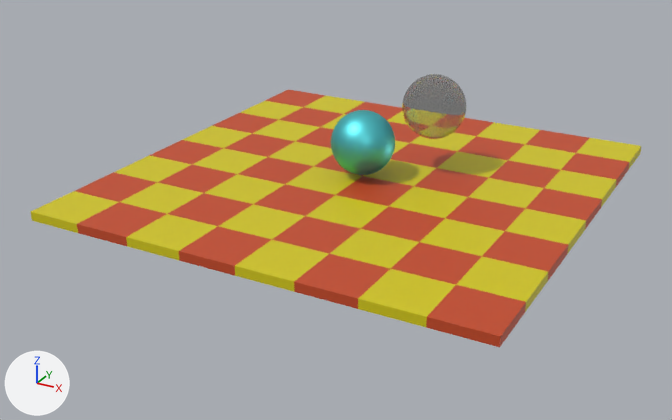
Before and after pictures for a commit that changed the Blender file Task_3/Raytracing.blend.
Camera for both pictures: a 50 mm camera at (12.33, -24.14, 10.71) aimed at (-0.3, -1.17, -0.77). The axes (+X, +Y, +Z) are drawn at lower left. The lights are the same throughout.

The older version as bpy lines, for what is in view:
```python
me_plane = bpy.data.meshes.new('Plane')
me_plane.from_pydata(...)  # 162 vertices, 160 faces; spans x -1.0..1.0, y -1.0..1.0, z -0.04..0.0
# faces by material slot: [80, 80]
me_plane.materials.append(mat_material_001)  # yellow #d5c90c
me_plane.materials.append(mat_material_002)  # orange #c74b25
me_sphere = bpy.data.meshes.new('Sphere')
me_sphere.from_pydata(...)  # 1986 vertices, 1984 faces; spans x -0.99..0.99, y -0.99..0.99, z -1.0..1.0
me_sphere.polygons.foreach_set('use_smooth', [True] * 1984)
me_sphere.materials.append(mat_material_003)  # cyan #62dee7
me_sphere_001 = bpy.data.meshes.new('Sphere.001')
me_sphere_001.from_pydata(...)  # 1986 vertices, 1984 faces; spans x -0.99..0.99, y -0.99..0.99, z -1.0..1.0
me_sphere_001.polygons.foreach_set('use_smooth', [True] * 1984)
me_sphere_001.materials.append(mat_material_004)  # white #e7e7e7
ob_plane = bpy.data.objects.new('Plane', me_plane)
ob_plane.location = (0.0, 0.0, 0.0)
ob_plane.scale = (7.01, 7.01, 7.01)
ob_sphere = bpy.data.objects.new('Sphere', me_sphere)
ob_sphere.location = (0.0, 0.0, 1.1)
ob_sphere_001 = bpy.data.objects.new('Sphere.001', me_sphere_001)
ob_sphere_001.location = (1.64, 1.59, 2.06)
_m = ob_sphere_001.modifiers.new('Solidify', 'SOLIDIFY')
_m.thickness = 0.03
```
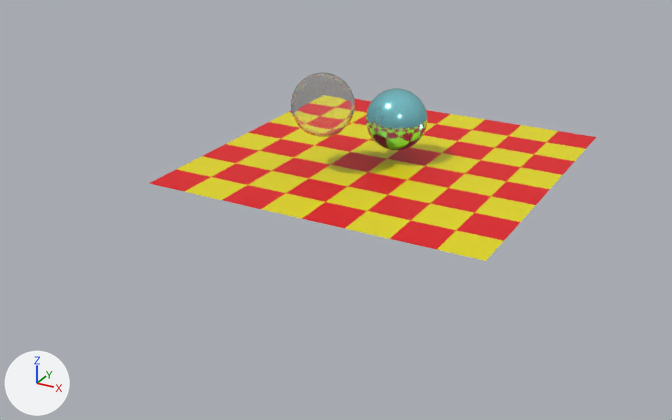
Boxes [x1, y1, x2, y2] around the edits, measured in the pictures (672 x 420 px):
'Plane', reshaped, moved, rescaled (27% narrower, 37% shorter): before [31, 90, 641, 347]; after [149, 99, 596, 261]
'Sphere', reshaped, moved: before [331, 110, 395, 175]; after [291, 72, 355, 137]
'Sphere.001', reshaped, moved, modifiers changed: before [402, 74, 466, 139]; after [366, 88, 427, 150]
part 1 of me_plane, deleted: before [31, 147, 641, 347]
part 2 of me_plane, recoloured (yellow to red): before [31, 96, 641, 317]; after [149, 99, 596, 250]
part 3 of me_plane, recoloured (red to yellow): before [75, 90, 629, 336]; after [177, 111, 585, 261]
part 4 of me_sphere, added: after [291, 72, 355, 137]
part 5 of me_sphere_001, added (cyan): after [366, 88, 427, 150]

What the commit changed:
Material 'Metallic' (mat_metallic) is new.
Its base color is (0.348, 0.915, 1.0) (cyan #9ff5ff).
Its metallic is 1.0.
Its roughness is 0.147.
Material 'Glaß' (mat_glaß) is new.
Its base color is (1.0, 1.0, 1.0) (white #ffffff).
Its roughness is 0.0.
Its ior is 1.45.
Its transmission weight is 1.0.
Material 'Orange' (mat_orange) is new.
Its base color is (0.774, 0.0, 0.00649) (red #e40013).
Material 'Gelb' (mat_gelb) is new.
Its base color is (0.8, 0.707, 0.0) (yellow #e7db00).
me_plane is used by ob_plane; location (0.0, 0.0, 0.0); scale (7.01, 7.01, 7.01).
me_plane had 162 vertices, 160 faces and spanned x -1.0..1.0, y -1.0..1.0, z -0.04..0.0.
me_plane now has 81 vertices, 64 faces and spans x -1.0..1.0, y -1.0..1.0, z 0.0.
Part 1, on me_plane:
81 vertices are removed from x -1.0..1.0, y -1.0..1.0, z -0.04.
96 faces are deleted.
me_plane part 2: 32 faces spanning x -1.0..1.0, y -1.0..1.0, z 0.0 switch from mat_material_001 (yellow #d5c90c) to mat_orange (red #e40013).
me_plane part 3: 32 faces spanning x -1.0..1.0, y -1.0..1.0, z 0.0 switch from mat_material_002 (orange #c74b25) to mat_gelb (yellow #e7db00).
me_sphere is used by ob_sphere; location (0.0, 0.0, 1.1).
me_sphere had 1986 vertices, 1984 faces and spanned x -0.99..0.99, y -0.99..0.99, z -1.0..1.0.
me_sphere no longer uses material mat_material_003 (cyan #62dee7).
me_sphere now has 7938 vertices, 7936 faces and spans x -0.99..0.99, y -0.99..0.99, z -1.0..1.0.
me_sphere part 4: 5952 vertices added at x -0.99..0.99, y -0.99..0.99, z -0.99..0.99.
me_sphere now uses material mat_glaß (white #ffffff).
me_sphere_001 is used by ob_sphere_001; location (1.64, 1.59, 2.06).
me_sphere_001 had 1986 vertices, 1984 faces and spanned x -0.99..0.99, y -0.99..0.99, z -1.0..1.0.
me_sphere_001 no longer uses material mat_material_004 (white #e7e7e7).
me_sphere_001 now has 7938 vertices, 7936 faces and spans x -0.99..0.99, y -0.99..0.99, z -1.0..1.0.
me_sphere_001 part 5: 5952 vertices added at x -0.99..0.99, y -0.99..0.99, z -0.99..0.99.
me_sphere_001 now uses material mat_metallic (cyan #9ff5ff).
Object 'Plane' (ob_plane) moves from (0.0, 0.0, 0.0) to (0.0, 1.74, 0.0).
Object 'Plane' (ob_plane) is rescaled from (7.01, 7.01, 7.01) to (5.45, 5.45, 5.45).
Object 'Sphere' (ob_sphere) moves from (0.0, 0.0, 1.1) to (-1.4, -0.01, 2.1).
Object 'Sphere.001' (ob_sphere_001) loses its SOLIDIFY modifier named 'Solidify'.
Modifier setting removed (it was thickness = 0.03).
Object 'Sphere.001' (ob_sphere_001) moves from (1.64, 1.59, 2.06) to (0.23, 1.9, 1.34).
